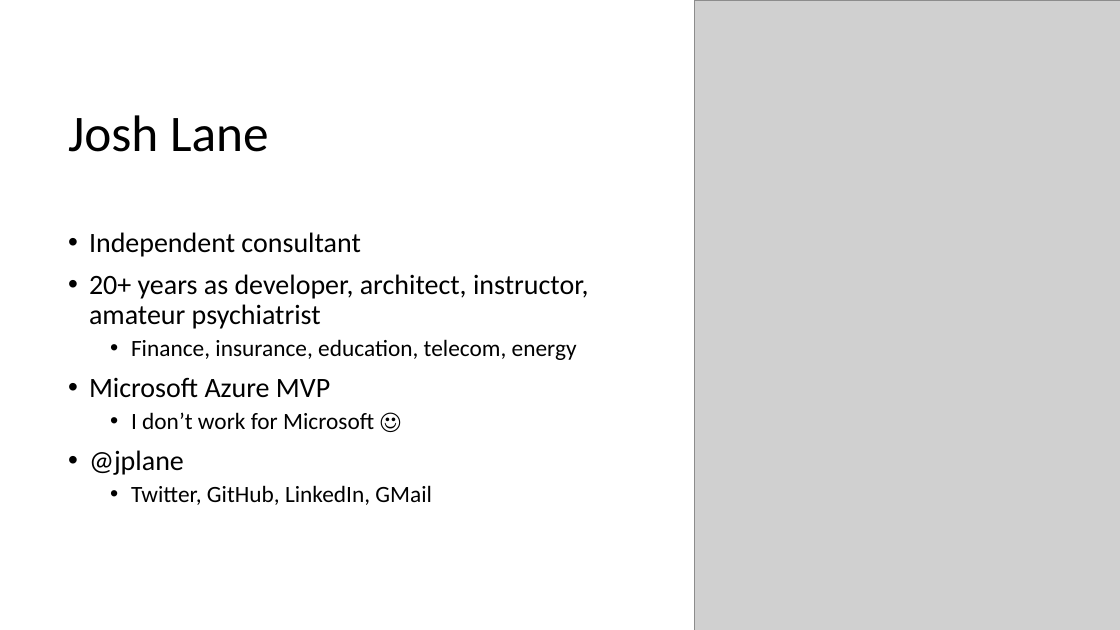
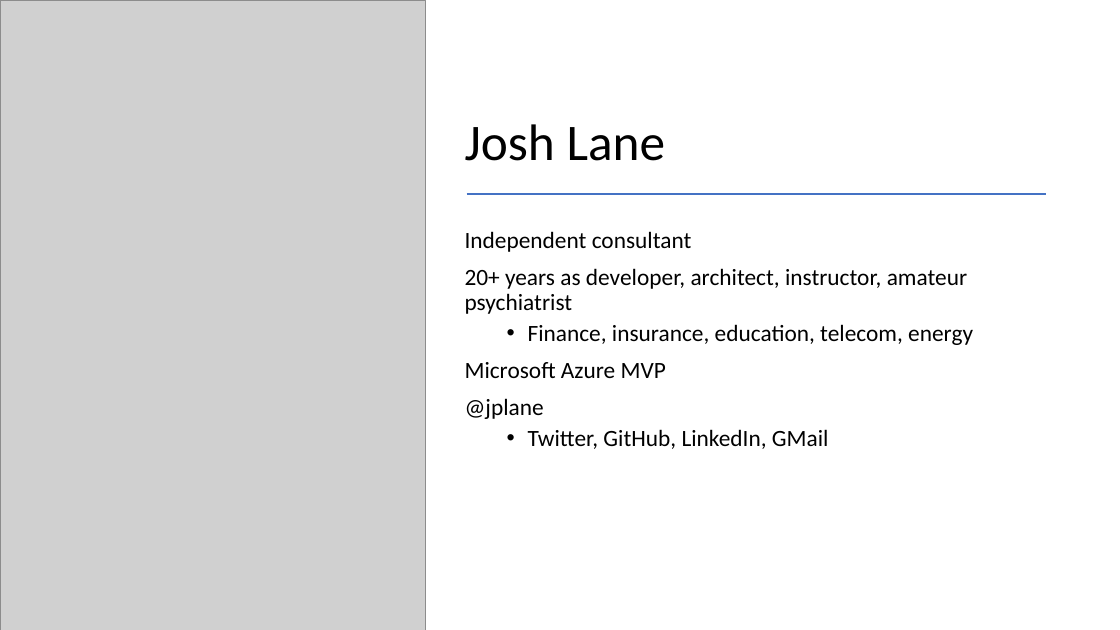
Before and after one commit to jplane/azure-lambda-architecture, a slide deck: slide 2 of Azure IoT and Lambda Architecture.pptx. Drawn at 1120x630 pixels with LibreOffice and Linux fonts; fonts in the diff are those of the drawing; grey boxes stand for pictures. Boxes give left, top, right and bottom in pixels: in the first picture for what was removed or moved away, otherwise in the second. Text is boxed around its words. In the diff, an @@ line names an element or a change of style, - is before the commit and + after.

```diff
--- a/Azure IoT and Lambda Architecture.pptx
+++ b/Azure IoT and Lambda Architecture.pptx
@@ picture: place and size @@
-picture at <box>694,0,1120,630</box>
+picture at <box>0,0,426,630</box>
@@ title "Josh Lane": place and size @@
-title "Josh Lane" at <box>68,115,269,152</box>
+title "Josh Lane" at <box>465,124,666,161</box>
@@ title "Josh Lane" at <box>465,124,666,161</box>: vertical alignment middle to bottom @@
@@ line added from (467, 194) to (1047, 194), #4472C4 1.5 pt @@
@@ text "Independent consultant": place and size @@
-text "Independent consultant" at <box>89,232,589,505</box>
+text "Independent consultant" at <box>465,231,973,449</box>
@@ text at <box>465,231,967,419</box>: size 24 to 20 pt in "Independent consultant", "20+ years as developer, architect, instructor, amateur ...", "Microsoft Azure MVP", "@jplane"; bullet • to none @@
@@ text at <box>131,412,374,429</box>: paragraph removed @@
-  • I don’t work for Microsoft ☺
```
Also in this commit, not shown: 4 other slides changed, 3 slides added, 1 slide removed, 6 other files.
